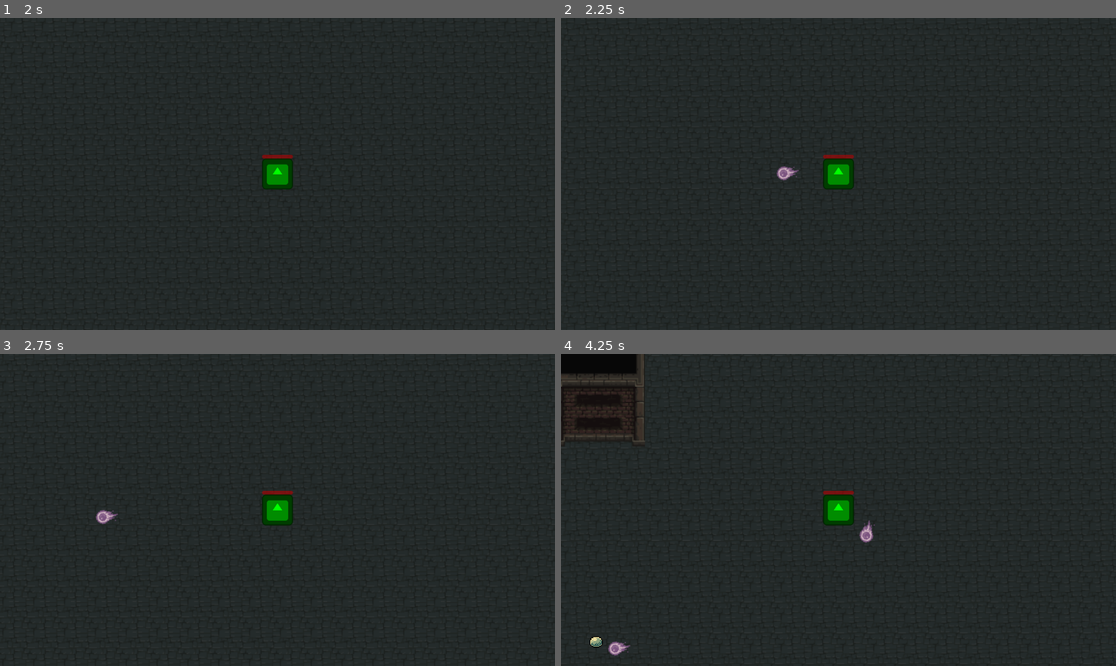
Above: before the commit, frames 1-4 (two rows, left to right).
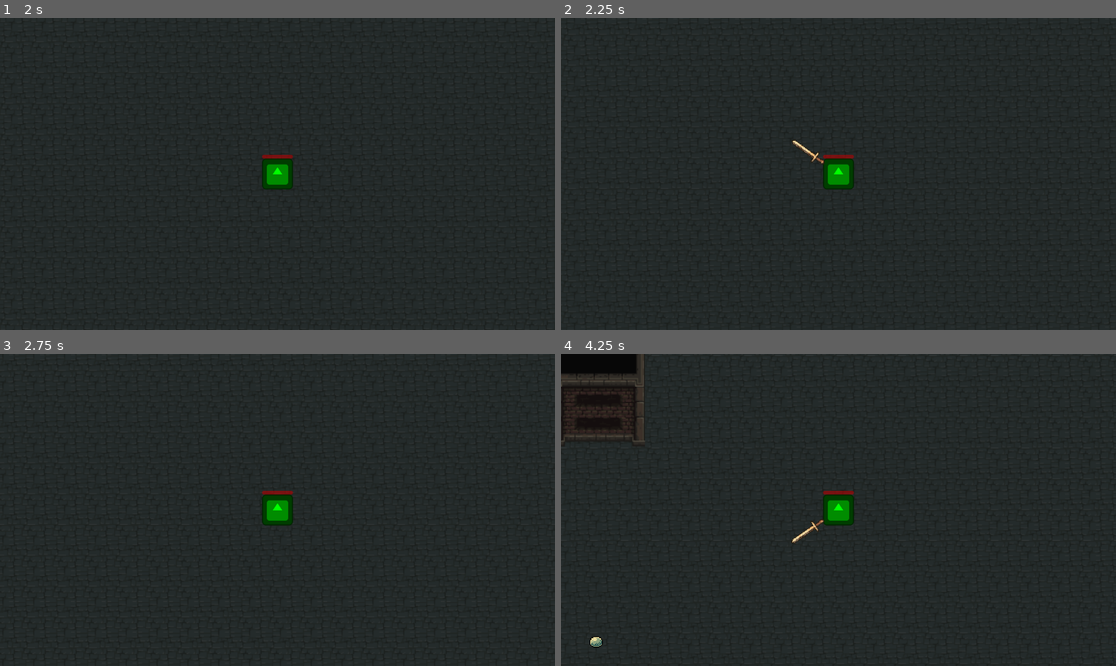
Above: after the commit, the same moments.

Repository: arko-poet/godot-games
Game: Godot game, scene res://sauce/main.tscn
Two runs of this game, one before a commit and one after it. Both use one fixed random seed, a clock stepped at 60 frames per second and the inputs below. The engine's default icon, where the game draws it, is replaced by a stand-in: a white triangle on a blue panel in a dark square.
Inputs:
- Up to frame 1 (2 s): tap Enter at 0.5 s; hold D (move_right) 0.53-1.28 s; hold S (move_down) from 1.28 s (still down)
- Up to frame 2 (2.25 s): release S (move_down) at 2.03 s; hold D (move_right) from 2.03 s (still down)
- Up to frame 3 (2.75 s): keep holding D (move_right)
- Up to frame 4 (4.25 s): release D (move_right) at 2.78 s; hold W (move_up) 2.78-3.53 s; hold A (move_left) from 3.53 s (still down)

Frame 1 is identical in both runs. In frame 2, 0.2% of the frame differs, in the area x 38-48%, y 39-53%; in frame 3, 0.1%; in frame 4, 0.3%, in the area x 8-57%, y 53-97%.

Commit message:
feat(survivors): add sword weapon

Diff:
--- a/survivors/sauce/fire_staff.tscn
+++ b/survivors/sauce/fire_staff.tscn
@@ -7,4 +7,4 @@
 script = ExtResource("1_u7bxs")
 
 [node name="CooldownTimer" parent="." index="0" unique_id=390843552]
-wait_time = 2.0
+wait_time = 5.0
--- /dev/null
+++ b/survivors/sauce/sword.tscn
@@ -0,0 +1,32 @@
+[gd_scene format=3 uid="uid://cs48rqq20ocks"]
+
+[ext_resource type="PackedScene" uid="uid://mxtxxy6qqk06" path="res://sauce/weapon.tscn" id="1_wbkmw"]
+[ext_resource type="Script" uid="uid://hwd0ihlo6xl1" path="res://sword.gd" id="2_jo88f"]
+[ext_resource type="Texture2D" uid="uid://cuebafomc3r0a" path="res://assets/Icons/Iicon_32_01.png" id="3_jo88f"]
+
+[sub_resource type="CapsuleShape2D" id="CapsuleShape2D_jo88f"]
+radius = 3.0
+
+[node name="Sword" unique_id=1064152361 instance=ExtResource("1_wbkmw")]
+script = ExtResource("2_jo88f")
+
+[node name="CooldownTimer" parent="." index="0" unique_id=390843552]
+wait_time = 2.0
+
+[node name="Sprite" type="Sprite2D" parent="." index="1" unique_id=1687723098]
+texture_filter = 3
+rotation = 0.7853982
+texture = ExtResource("3_jo88f")
+centered = false
+offset = Vector2(0, -32)
+
+[node name="HitBox" type="Area2D" parent="." index="2" unique_id=1174587620]
+collision_layer = 0
+collision_mask = 4
+
+[node name="Collision" type="CollisionShape2D" parent="HitBox" index="0" unique_id=640152662]
+position = Vector2(29, 0)
+rotation = 1.5707964
+shape = SubResource("CapsuleShape2D_jo88f")
+
+[connection signal="body_entered" from="HitBox" to="." method="_on_area_2d_body_entered"]
--- a/survivors/sauce/weapon_manager.gd
+++ b/survivors/sauce/weapon_manager.gd
@@ -1,6 +1,7 @@
 extends Node2D
 
 const FireStaff := preload("res://sauce/fire_staff.tscn")
+const Sword := preload("res://sauce/sword.tscn")
 var weapons : Array[Weapon] = []
 
 
@@ -10,6 +11,10 @@
 	add_child(fire_staff)
 	weapons.append(fire_staff)
 
+	var sword : Weapon = Sword.instantiate()
+	sword.projectile_root = get_parent().get_parent()
+	add_child(sword)
+	weapons.append(sword)
 
 func _process(_delta : float) -> void:
 	var target : Node2D = _find_nearest_enemy()
--- /dev/null
+++ b/survivors/sword.gd
@@ -0,0 +1,39 @@
+extends Weapon
+
+const SWIPE_RADIUS := 16 ## distance from parent center to sword handle
+const HALF_CONE := PI * 0.25
+var attack_time := 0.25
+@onready var hit_box: CollisionShape2D = $HitBox/Collision
+
+func _ready() -> void:
+	_deactivate()
+
+
+func _attack() -> void:
+	position = (target - global_position).normalized() * SWIPE_RADIUS
+	rotation = position.normalized().angle()
+	var t : Tween = create_tween()
+	t.tween_method(_sword_swipe, rotation - HALF_CONE, rotation + HALF_CONE, attack_time)
+	t.finished.connect(_deactivate)
+	_activate()
+	t.play()
+
+
+func _sword_swipe(angle: float) -> void:
+	position = Vector2(cos(angle), sin(angle)) * SWIPE_RADIUS
+	rotation = position.normalized().angle()
+
+
+func _on_area_2d_body_entered(body: Node2D) -> void:
+	if body is Monster:
+		body.call_deferred("hit")
+
+
+func _activate():
+	show()
+	hit_box.disabled = false
+
+
+func _deactivate():
+	hide()
+	hit_box.disabled = true
Binary file added: survivors/assets/Icons/Iicon_32_01.png
Not shown, added: survivors/assets/Icons/Iicon_32_01.png.import
Binary file added: survivors/assets/Icons/Iicon_32_02.png
Not shown, added: survivors/assets/Icons/Iicon_32_02.png.import
Binary file added: survivors/assets/Icons/Iicon_32_03.png
Not shown, added: survivors/assets/Icons/Iicon_32_03.png.import
Binary file added: survivors/assets/Icons/Iicon_32_04.png
Not shown, added: survivors/assets/Icons/Iicon_32_04.png.import
Binary file added: survivors/assets/Icons/Iicon_32_05.png
Not shown, added: survivors/assets/Icons/Iicon_32_05.png.import
Binary file added: survivors/assets/Icons/Iicon_32_06.png
Not shown, added: survivors/assets/Icons/Iicon_32_06.png.import
(and 69 more such lines)
